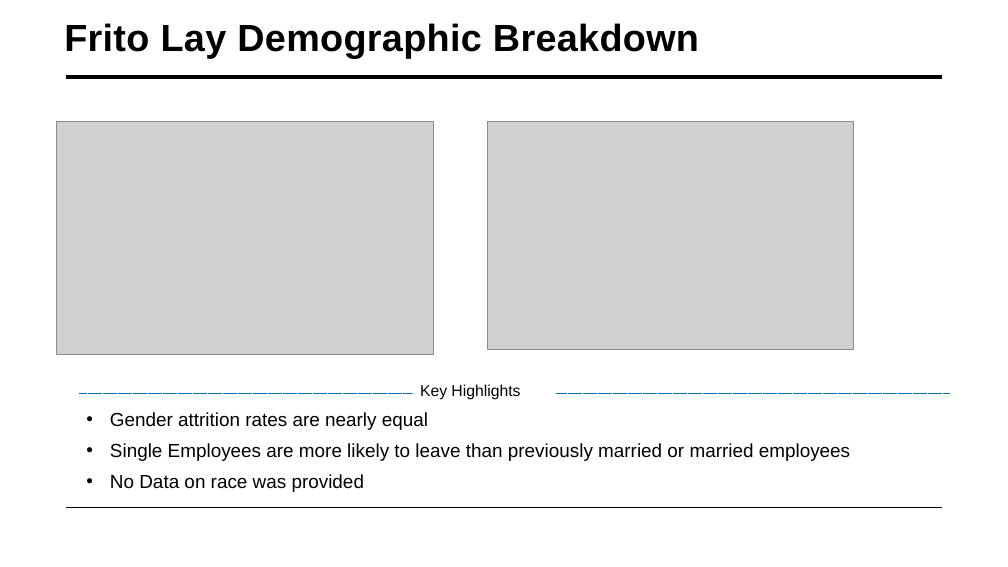
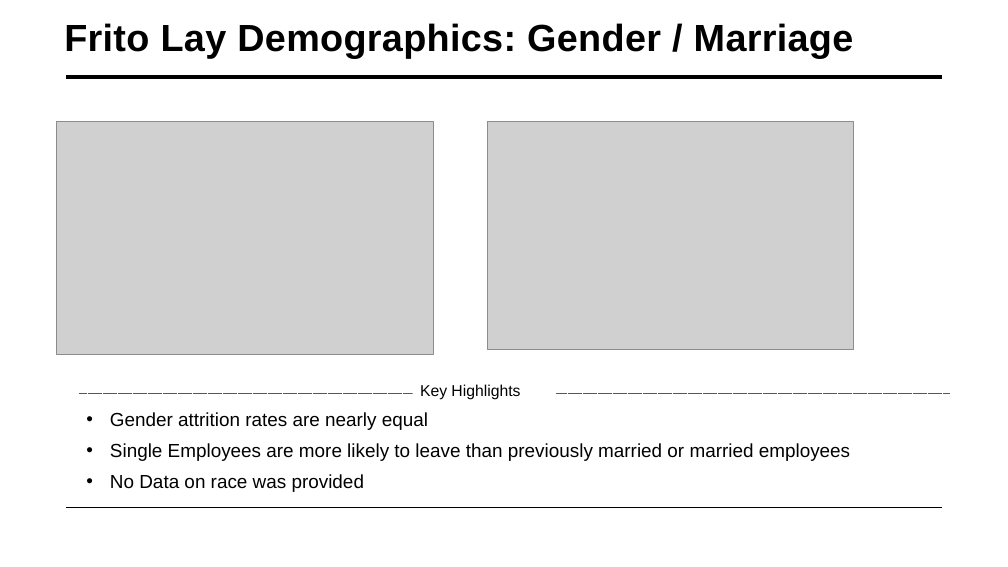
Before and after one commit to Weiprecht/CaseStudy2DDS, a slide deck: slide 5 of Attrition_Project_slides.pptx. Drawn at 1008x567 pixels with LibreOffice and Linux fonts; fonts in the diff are those of the drawing; grey boxes stand for pictures. Boxes give left, top, right and bottom in pixels: in the first picture for what was removed or moved away, otherwise in the second. Text is boxed around its words. In the diff, an @@ line names an element or a change of style, - is before the commit and + after.

```diff
--- a/Attrition_Project_slides.pptx
+++ b/Attrition_Project_slides.pptx
@@ title at box(64, 23, 854, 59): text changed @@
-Frito Lay Demographic Breakdown
+Frito Lay Demographics: Gender / Marriage
```
Also in this commit, not shown: 4 other slides changed, 1 slide removed.
